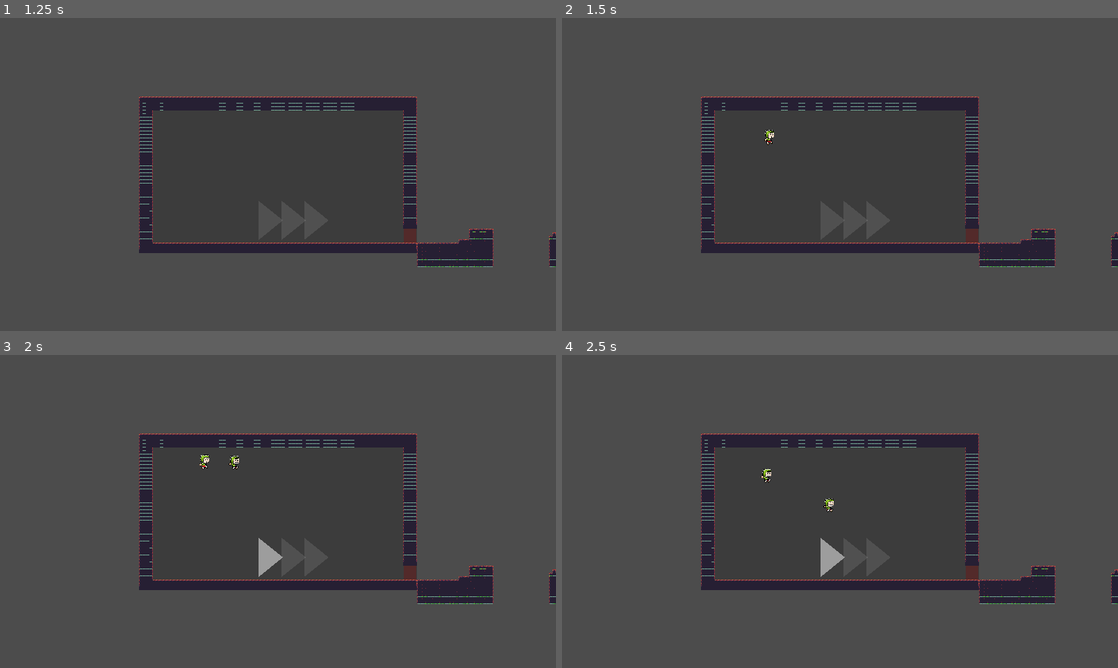
Above: before the commit, frames 1-4 (two rows, left to right).
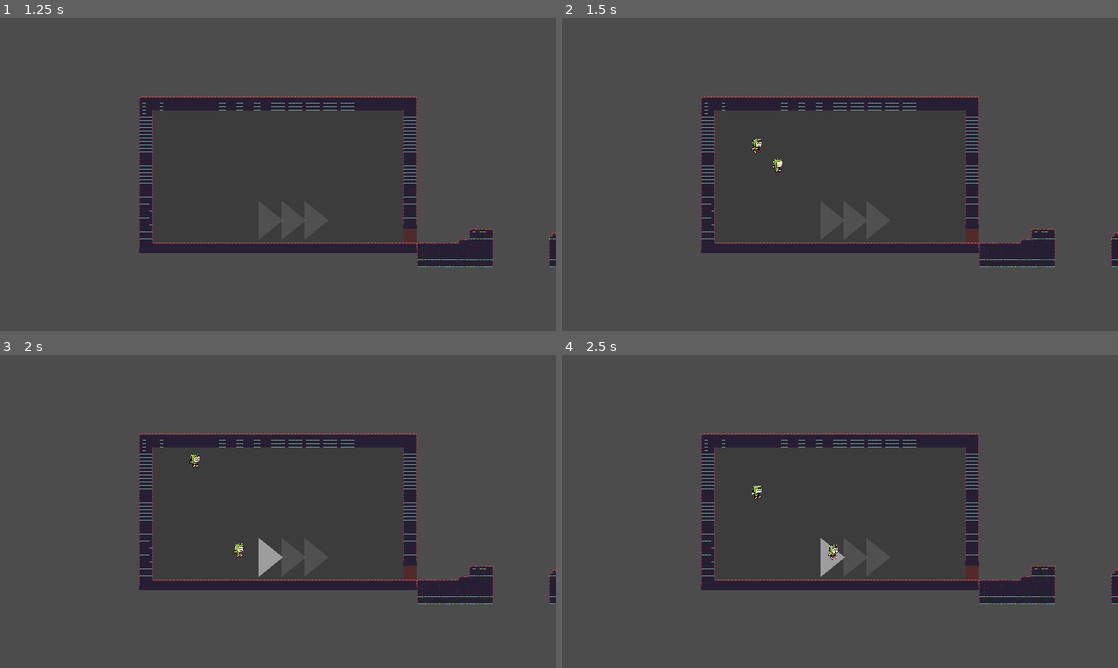
Above: after the commit, the same moments.

Repository: codemonsters/racekombat
Game: Godot game, scene res://Game.tscn
The game is run twice, just before and just after one commit, with the same random seed, the same clock (stepped at 60 frames per second) and the same inputs.
Inputs (mouse positions are in pixels of both pictures, inside the frame that each line leads up to):
- Up to frame 1 (1.25 s): click "PLAY" at 0.5 s
- Up to frame 2 (1.5 s): tap Enter at 1.25 s; move the mouse to (962, 158) at 1.27 s; hold Right (ui_right) from 1.28 s (still down); tap V at 1.35 s
- Up to frame 3 (2 s): keep holding Right (ui_right); tap Space at 1.52, 1.82 s; tap B at 1.55 s
- Up to frame 4 (2.5 s): keep holding Right (ui_right); move the mouse to (728, 527) at 2.02 s; tap B at 2.1 s; tap Space at 2.27 s; tap N at 2.3 s

Frame 1 is identical in both runs. In frame 2, 0.2% of the frame differs, in the area x 34-40%, y 35-50%; in frame 3, 0.2%; in frame 4, 0.2%, in the area x 34-50%, y 36-66%.

Commit message:
Añadida tecla dash

Diff:
--- a/server/Game.gd
+++ b/server/Game.gd
@@ -2,7 +2,7 @@
 
 
 var controller_manager: ControllersManager
-const DISABLE_SEARCH = true # INFO: Set to false to connect controllers *while debugging*
+const DISABLE_SEARCH = false # INFO: Set to false to connect controllers *while debugging*
 # var players = {}
 
 
@@ -10,10 +10,10 @@
 func _ready():
 	controller_manager = ControllersManager.new(self)
 	controller_manager.add_controller(KeyboardController.new(controller_manager,
-		KEY_W, KEY_S, KEY_A, KEY_D, [KEY_SPACE, KEY_SHIFT])
+		KEY_W, KEY_S, KEY_A, KEY_D, KEY_V, KEY_B)
 	)
 	controller_manager.add_controller(KeyboardController.new(controller_manager,
-		KEY_UP, KEY_DOWN, KEY_LEFT, KEY_RIGHT, [KEY_ENTER, KEY_KP_ENTER])
+		KEY_UP, KEY_DOWN, KEY_LEFT, KEY_RIGHT, KEY_N, KEY_M)
 	)
 
 	# Conecta la señal con la función. La hay que asignar a una variable pq sino
--- a/server/utils/GamePadController.gd
+++ b/server/utils/GamePadController.gd
@@ -8,7 +8,7 @@
 	_controllersManager = controllersManager
 	_id = id
 	#List of the current pressed state of the buttons of the gamepad. This is needed because the client sends the pressed/unpressed event 4 times for redundancy.
-	states = ["left", false, "right", false, "up", false, "down", false, "action", false]
+	states = ["left", false, "right", false, "up", false, "down", false, "action", false, "dash", false]
 
 func _to_string():
 	return (
@@ -17,6 +17,8 @@
 func input(event:String, is_pressed:bool):
 	if event == "A":
 		event = "action"
+	if event == "B":
+		event = "dash"
 	var index = states.find(event)
 	if not bool(states[index + 1]) == is_pressed:
 		_controllersManager.controller_input(self, event, is_pressed)
--- a/server/utils/KeyboardController.gd
+++ b/server/utils/KeyboardController.gd
@@ -5,30 +5,29 @@
 var _key_down: int
 var _key_left: int
 var _key_right: int
-var _keys_action: Array
+var _key_action: int
+var _key_dash: int
 
 
-func _init(controllersManager: ControllersManager, key_up: int, key_down: int, key_left: int, key_right: int, keys_action: Array):
+func _init(controllersManager: ControllersManager, key_up: int, key_down: int, key_left: int, key_right: int, key_action: int, key_dash: int):
 	_controllersManager = controllersManager
 	_key_up = key_up
 	_key_down = key_down
 	_key_left = key_left
 	_key_right = key_right
-	_keys_action = keys_action
+	_key_action = key_action
+	_key_dash = key_dash
 
 
 func _to_string():
-	var action_keys_names = ""
-	for key in _keys_action:
-		action_keys_names += ", " + OS.get_scancode_string(key)
-
 	return (
 		   "Keyboard Controller (" +
 		   OS.get_scancode_string(_key_up) + ", " +
 		   OS.get_scancode_string(_key_down) + ", " +
 		   OS.get_scancode_string(_key_left) + ", " +
-		   OS.get_scancode_string(_key_right) +
-		   action_keys_names +
+		   OS.get_scancode_string(_key_right) + ", " +
+		   OS.get_scancode_string(_key_action) + ", " +
+		   OS.get_scancode_string(_key_dash) +
 		   ")"
 	)
 
@@ -43,8 +42,10 @@
 			_controllersManager.controller_input(self, "left", event.pressed)
 		elif event.scancode == _key_right:
 			_controllersManager.controller_input(self, "right", event.pressed)
-		elif event.scancode in _keys_action:
+		elif event.scancode == _key_action:
 			_controllersManager.controller_input(self, "action", event.pressed)
+		elif event.scancode == _key_dash:
+			_controllersManager.controller_input(self, "dash", event.pressed)
 		else:
 			return false
 		return true
Binary file changed: server/layout/layout.dat
